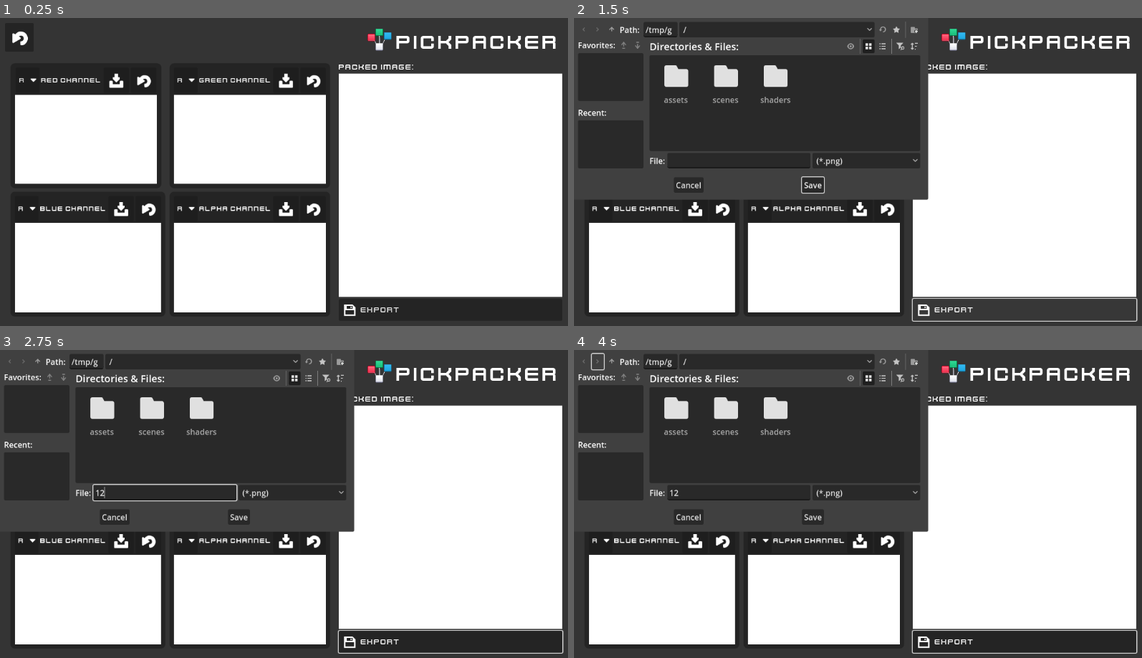
Above: before the commit, frames 1-4 (two rows, left to right).
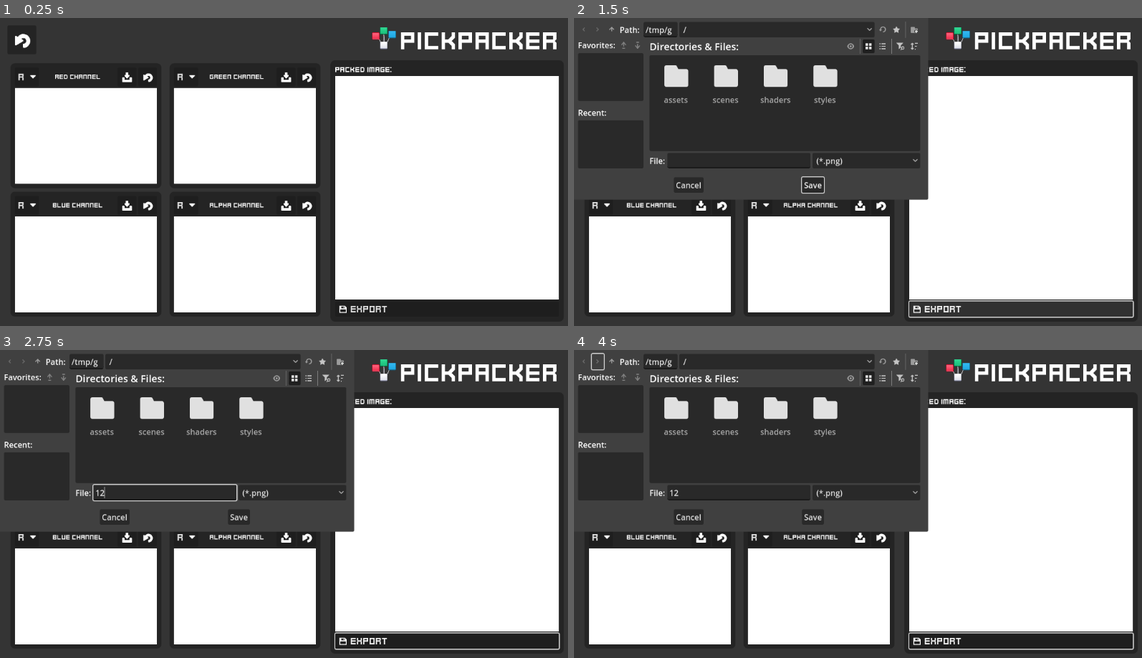
Above: after the commit, the same moments.

Repository: MetallicPotato/pickpacker
Game: Godot game, scene res://scenes/pick_packer.tscn
Same seed, same stepped clock (60 frames per second), same inputs: the game is played once before the commit and once after it.
Inputs (mouse positions are in pixels of both pictures, inside the frame that each line leads up to):
- Up to frame 1 (0.25 s): no input
- Up to frame 2 (1.5 s): click (716, 79) at 0.52 s; click "Export" at 1.25 s
- Up to frame 3 (2.75 s): click (164, 491) at 2.02 s; type "12" at 2.1 s
- Up to frame 4 (4 s): click (596, 362) at 2.75 s; click (596, 362) at 3.5 s

The runs differ from the first frame. In frame 1, 8.5% of the frame differs, in the area x 2-99%, y 3-97%; in frame 2, 6.4%; in frame 3, 6.4%; in frame 4, 6.4%.

Commit message:
UI cleanup, fonts, new formats
Updated project version, UI on export window was cleaned up and a background panel was added, image size check bug is now fixed, readme is updated

Diff:
--- a/project.godot
+++ b/project.godot
@@ -11,7 +11,7 @@
 [application]
 
 config/name="PickPacker"
-config/version="1.1.1"
+config/version="1.1.2"
 run/main_scene="uid://bhhjitwjhhqa4"
 config/features=PackedStringArray("4.5", "GL Compatibility")
 boot_splash/image="uid://dgjac2foya4li"
--- a/scenes/pick_packer.gd
+++ b/scenes/pick_packer.gd
@@ -46,7 +46,7 @@
 	for thisnode in nodes:
 		for thisnodeagain in nodes:
 			if thisnode.texture_rect.texture.get_image().get_size() != thisnodeagain.texture_rect.texture.get_image().get_size():
-				if thisnodeagain.image_set:
+				if thisnodeagain.image_set and thisnode.image_set:
 					mismatch = true
 	if mismatch:
 		size_error_message.show()
@@ -98,4 +98,4 @@
 	changeimage(TextureLookup.channelselect.GREEN)
 	changeimage(TextureLookup.channelselect.BLUE)
 	changeimage(TextureLookup.channelselect.ALPHA)
-	size_error_message.hide()
+	_check_image_size()
--- a/scenes/pick_packer.tscn
+++ b/scenes/pick_packer.tscn
@@ -1,10 +1,11 @@
-[gd_scene load_steps=10 format=3 uid="uid://bhhjitwjhhqa4"]
+[gd_scene load_steps=11 format=3 uid="uid://bhhjitwjhhqa4"]
 
 [ext_resource type="Script" uid="uid://bgw3g1xgsi416" path="res://scenes/pick_packer.gd" id="1_ch5a3"]
 [ext_resource type="PackedScene" uid="uid://dtyfu3dcxeuyk" path="res://scenes/texture_lookup.tscn" id="1_twk1d"]
-[ext_resource type="FontFile" uid="uid://0e0mkt2ft2rr" path="res://assets/fonts/Kenney Future.ttf" id="3_pfikn"]
+[ext_resource type="StyleBox" uid="uid://cbe26fcrx0k7h" path="res://styles/transparent_panel.tres" id="3_plfn3"]
 [ext_resource type="Shader" uid="uid://lf8sacgtcegv" path="res://shaders/finalshader.gdshader" id="5_0hde6"]
 [ext_resource type="Texture2D" uid="uid://og0f4dr36n8p" path="res://assets/save.png" id="6_dn6oy"]
+[ext_resource type="FontFile" uid="uid://cu3me2auyfot7" path="res://assets/fonts/Kenney Future Square.ttf" id="6_plfn3"]
 [ext_resource type="Texture2D" uid="uid://cjgfobyesyul0" path="res://assets/PickPackerIcon.png" id="7_plfn3"]
 [ext_resource type="Texture2D" uid="uid://3qvalxwnyvd0" path="res://assets/return.png" id="8_3e263"]
 [ext_resource type="PackedScene" uid="uid://cmj6ikkeeuxel" path="res://scenes/size_error_message.tscn" id="10_0hde6"]
@@ -58,38 +59,43 @@
 layout_mode = 2
 Channel = 3
 
-[node name="VBoxContainer" type="VBoxContainer" parent="."]
+[node name="PanelContainer" type="PanelContainer" parent="."]
 layout_mode = 1
 anchors_preset = 6
 anchor_left = 1.0
 anchor_top = 0.5
 anchor_right = 1.0
 anchor_bottom = 0.5
-offset_left = -470.0
-offset_top = -234.0
-offset_right = -20.0
-offset_bottom = 286.0
+offset_left = -477.0
+offset_top = -229.0
+offset_right = -27.0
+offset_bottom = 278.0
 grow_horizontal = 0
 grow_vertical = 2
+theme_override_styles/panel = ExtResource("3_plfn3")
 
-[node name="HBoxContainer" type="HBoxContainer" parent="VBoxContainer"]
+[node name="VBoxContainer" type="VBoxContainer" parent="PanelContainer"]
 layout_mode = 2
 
-[node name="Label" type="Label" parent="VBoxContainer/HBoxContainer"]
+[node name="HBoxContainer" type="HBoxContainer" parent="PanelContainer/VBoxContainer"]
 layout_mode = 2
-theme_override_fonts/font = ExtResource("3_pfikn")
+
+[node name="Label" type="Label" parent="PanelContainer/VBoxContainer/HBoxContainer"]
+layout_mode = 2
+theme_override_fonts/font = ExtResource("6_plfn3")
 text = "Packed Image:"
 horizontal_alignment = 1
 
-[node name="FinalPreview" type="ColorRect" parent="VBoxContainer"]
+[node name="FinalPreview" type="ColorRect" parent="PanelContainer/VBoxContainer"]
 material = SubResource("ShaderMaterial_8334s")
 custom_minimum_size = Vector2(450, 450)
 layout_mode = 2
 
-[node name="Button" type="Button" parent="VBoxContainer"]
+[node name="Button" type="Button" parent="PanelContainer/VBoxContainer"]
 layout_mode = 2
 size_flags_vertical = 3
-theme_override_fonts/font = ExtResource("3_pfikn")
+theme_override_fonts/font = ExtResource("6_plfn3")
+theme_override_font_sizes/font_size = 20
 text = "Export
 "
 icon = ExtResource("6_dn6oy")
@@ -107,13 +113,13 @@
 anchors_preset = 1
 anchor_left = 1.0
 anchor_right = 1.0
-offset_left = -201.0
-offset_top = 25.0
+offset_left = -345.0
+offset_top = 15.0
 offset_right = -25.0
-offset_bottom = 70.0
+offset_bottom = 77.0
 grow_horizontal = 0
-theme_override_fonts/font = ExtResource("3_pfikn")
-theme_override_font_sizes/font_size = 42
+theme_override_fonts/font = ExtResource("6_plfn3")
+theme_override_font_sizes/font_size = 54
 text = "PickPacker"
 horizontal_alignment = 1
 vertical_alignment = 1
@@ -121,18 +127,17 @@
 [node name="TextureRect" type="TextureRect" parent="Label"]
 layout_mode = 0
 offset_left = -60.0
-offset_top = -7.0
 offset_right = 196.0
-offset_bottom = 249.0
+offset_bottom = 256.0
 scale = Vector2(0.2, 0.2)
 texture = ExtResource("7_plfn3")
 
 [node name="ResetButton" type="Button" parent="."]
 layout_mode = 0
-offset_left = 10.0
-offset_top = 10.0
-offset_right = 68.0
-offset_bottom = 68.0
+offset_left = 15.0
+offset_top = 15.0
+offset_right = 73.0
+offset_bottom = 73.0
 icon = ExtResource("8_3e263")
 
 [node name="SizeErrorMessage" parent="." instance=ExtResource("10_0hde6")]
@@ -160,6 +165,6 @@
 offset_right = 450.0
 offset_bottom = 450.0
 
-[connection signal="pressed" from="VBoxContainer/Button" to="." method="_on_button_pressed"]
+[connection signal="pressed" from="PanelContainer/VBoxContainer/Button" to="." method="_on_button_pressed"]
 [connection signal="file_selected" from="FileDialog" to="." method="_on_file_dialog_file_selected"]
 [connection signal="pressed" from="ResetButton" to="." method="_on_reset_button_pressed"]
--- a/scenes/size_error_message.tscn
+++ b/scenes/size_error_message.tscn
@@ -8,7 +8,7 @@
 content_margin_top = 0.0
 content_margin_right = 0.0
 content_margin_bottom = 0.0
-bg_color = Color(0.71106166, 0, 0.19414979, 0.6)
+bg_color = Color(0.71, 0.5916667, 0, 0.6)
 corner_radius_top_left = 10
 corner_radius_top_right = 10
 corner_radius_bottom_right = 10
--- a/scenes/texture_lookup.tscn
+++ b/scenes/texture_lookup.tscn
@@ -1,28 +1,14 @@
-[gd_scene load_steps=10 format=3 uid="uid://dtyfu3dcxeuyk"]
+[gd_scene load_steps=11 format=3 uid="uid://dtyfu3dcxeuyk"]
 
 [ext_resource type="Script" uid="uid://bht56xxe2lq8j" path="res://scenes/texture_lookup.gd" id="1_1bex4"]
+[ext_resource type="StyleBox" uid="uid://cbe26fcrx0k7h" path="res://styles/transparent_panel.tres" id="2_2e10o"]
+[ext_resource type="FontFile" uid="uid://cu3me2auyfot7" path="res://assets/fonts/Kenney Future Square.ttf" id="2_c228c"]
 [ext_resource type="FontFile" uid="uid://0e0mkt2ft2rr" path="res://assets/fonts/Kenney Future.ttf" id="2_cdpyl"]
 [ext_resource type="Texture2D" uid="uid://e45dwm1wysgy" path="res://assets/whitecolor.png" id="2_gs8x8"]
 [ext_resource type="Shader" uid="uid://b1pdcx12g8ocv" path="res://shaders/viewershader.gdshader" id="2_n3u38"]
 [ext_resource type="Texture2D" uid="uid://dpmdxgqb6gonr" path="res://assets/downarrow.png" id="3_n3rsr"]
 [ext_resource type="Texture2D" uid="uid://bgd2mx3v7rwxu" path="res://assets/import.png" id="4_f3tk4"]
 [ext_resource type="Texture2D" uid="uid://3qvalxwnyvd0" path="res://assets/return.png" id="5_c228c"]
-
-[sub_resource type="StyleBoxFlat" id="StyleBoxFlat_cdpyl"]
-content_margin_left = 0.0
-content_margin_top = 0.0
-content_margin_right = 0.0
-content_margin_bottom = 0.0
-bg_color = Color(0.1, 0.1, 0.1, 0.6)
-corner_radius_top_left = 10
-corner_radius_top_right = 10
-corner_radius_bottom_right = 10
-corner_radius_bottom_left = 10
-corner_detail = 5
-expand_margin_left = 10.0
-expand_margin_top = 10.0
-expand_margin_right = 10.0
-expand_margin_bottom = 10.0
 
 [sub_resource type="ShaderMaterial" id="ShaderMaterial_cdpyl"]
 shader = ExtResource("2_n3u38")
@@ -40,7 +26,7 @@
 [node name="PanelContainer" type="PanelContainer" parent="."]
 custom_minimum_size = Vector2(325, 266)
 layout_mode = 0
-theme_override_styles/panel = SubResource("StyleBoxFlat_cdpyl")
+theme_override_styles/panel = ExtResource("2_2e10o")
 
 [node name="VBox" type="VBoxContainer" parent="PanelContainer"]
 layout_mode = 2
@@ -52,7 +38,8 @@
 [node name="ChannelSelect" type="OptionButton" parent="PanelContainer/VBox/HBoxContainer"]
 layout_mode = 2
 tooltip_text = "Which color channel in the imported image to pack into the final image."
-theme_override_fonts/font = ExtResource("2_cdpyl")
+theme_override_fonts/font = ExtResource("2_c228c")
+theme_override_font_sizes/font_size = 24
 theme_override_icons/arrow = ExtResource("3_n3rsr")
 selected = 0
 item_count = 4
@@ -65,15 +52,24 @@
 popup/item_3/text = "A"
 popup/item_3/id = 3
 
+[node name="Spacer" type="Control" parent="PanelContainer/VBox/HBoxContainer"]
+layout_mode = 2
+size_flags_horizontal = 3
+
 [node name="Label" type="Label" parent="PanelContainer/VBox/HBoxContainer"]
 layout_mode = 2
-theme_override_fonts/font = ExtResource("2_cdpyl")
+theme_override_fonts/font = ExtResource("2_c228c")
 text = "Red Channel"
 horizontal_alignment = 1
 vertical_alignment = 1
 
+[node name="Spacer2" type="Control" parent="PanelContainer/VBox/HBoxContainer"]
+layout_mode = 2
+size_flags_horizontal = 3
+
 [node name="ImportButton" type="Button" parent="PanelContainer/VBox/HBoxContainer"]
 layout_mode = 2
+theme_override_constants/icon_max_width = 35
 theme_override_fonts/font = ExtResource("2_cdpyl")
 text = "
 "
@@ -82,6 +78,7 @@
 
 [node name="ResetButton" type="Button" parent="PanelContainer/VBox/HBoxContainer"]
 layout_mode = 2
+theme_override_constants/icon_max_width = 35
 theme_override_fonts/font = ExtResource("2_cdpyl")
 text = "
 "
@@ -100,7 +97,7 @@
 title = "Open a File"
 file_mode = 0
 access = 2
-filters = PackedStringArray("*.png", "*.jpg", "*.JPG", "*.svg", "*.exr")
+filters = PackedStringArray("*.png", "*.jpg", "*.JPG", "*.svg", "*.bmp", "*.tga", "*.webp")
 use_native_dialog = true
 
 [connection signal="item_selected" from="PanelContainer/VBox/HBoxContainer/ChannelSelect" to="." method="_on_channel_select_item_selected"]
--- /dev/null
+++ b/styles/transparent_panel.tres
@@ -0,0 +1,17 @@
+[gd_resource type="StyleBoxFlat" format=3 uid="uid://cbe26fcrx0k7h"]
+
+[resource]
+content_margin_left = 0.0
+content_margin_top = 0.0
+content_margin_right = 0.0
+content_margin_bottom = 0.0
+bg_color = Color(0.1, 0.1, 0.1, 0.6)
+corner_radius_top_left = 10
+corner_radius_top_right = 10
+corner_radius_bottom_right = 10
+corner_radius_bottom_left = 10
+corner_detail = 5
+expand_margin_left = 10.0
+expand_margin_top = 10.0
+expand_margin_right = 10.0
+expand_margin_bottom = 10.0
Binary file added: assets/PickPackerSplash_2.png
Not shown, changed: assets/PickPackerSplash_2.png.import
Binary file added: assets/fonts/Kenney Future Square.ttf
Not shown, added: assets/fonts/Kenney Future Square.ttf.import
Binary file removed: assets/fonts/exclamation.png
Binary file changed: assets/screenshots/PickPackerScreenshot_02.png
Not shown, changed: export_presets.cfg
Not shown, changed: README.md
